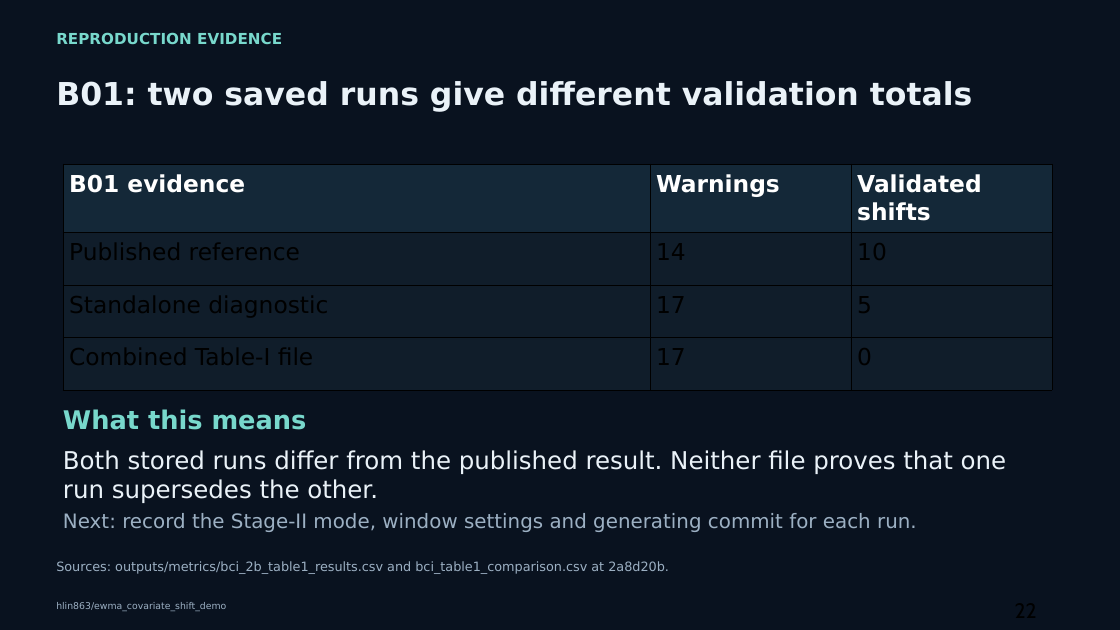
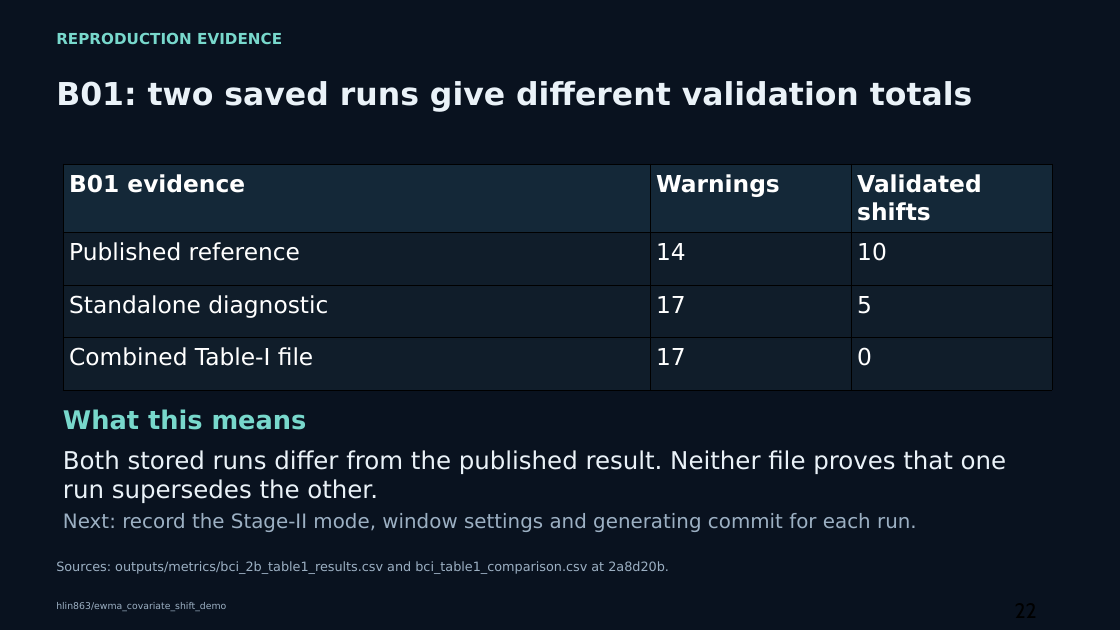
Before and after one commit to hlin863/ewma_covariate_shift_demo, a slide deck: slide 36 of presentations/EWMA_Covariate_Shift_Progress_Review_Haocheng_Lin.pptx. Drawn at 1120x630 pixels with LibreOffice and Linux fonts; fonts in the diff are those of the drawing. Boxes give left, top, right and bottom in pixels: in the first picture for what was removed or moved away, otherwise in the second. Text is boxed around its words. In the diff, an @@ line names an element or a change of style, - is before the commit and + after.

```diff
--- a/presentations/EWMA_Covariate_Shift_Progress_Review_Haocheng_Lin.pptx
+++ b/presentations/EWMA_Covariate_Shift_Progress_Review_Haocheng_Lin.pptx
@@ table at (63, 164, 1052, 389) @@
@@ text colour #000000 to #FFFFFF in "Published reference", "14", "10", "Standalone diagnostic" and 5 more places @@
```
Also in this commit, not shown: 4 other slides changed, 2 slides added, 1 slide removed.
